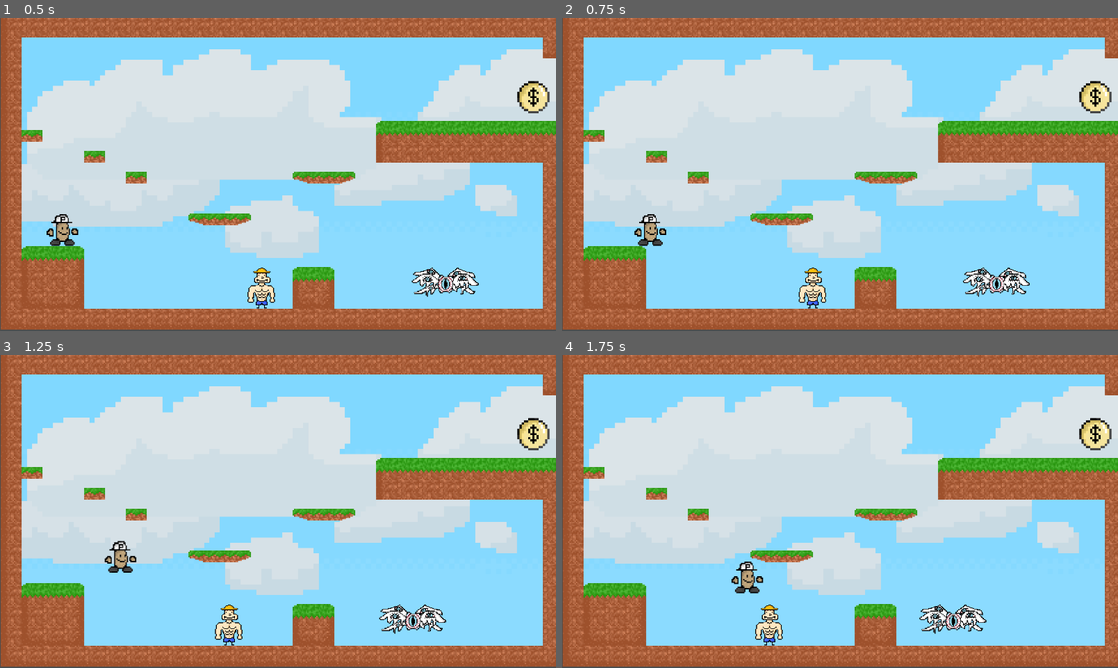
Above: before the commit, frames 1-4 (two rows, left to right).
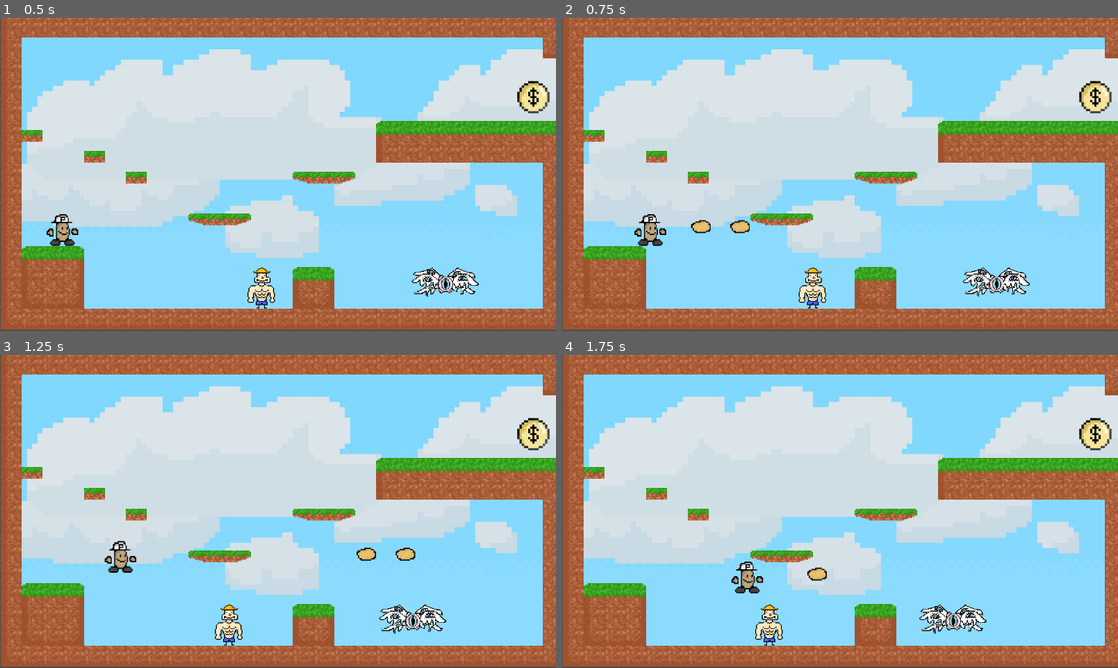
Above: after the commit, the same moments.

Repository: v2Zel/GodotGame
Game: Godot game, scene res://scenes/main.tscn
The game is run twice, just before and just after one commit, with the same random seed, the same clock (stepped at 60 frames per second) and the same inputs. The engine's default icon, where the game draws it, is replaced by a stand-in: a white triangle on a blue panel in a dark square.
Inputs:
- Up to frame 1 (0.5 s): no input
- Up to frame 2 (0.75 s): tap Enter (ui_accept) at 0.5, 0.6 s; hold D (right) from 0.53 s (still down)
- Up to frame 3 (1.25 s): keep holding D (right); tap Up (jump) at 0.77, 0.8, 1.07 s
- Up to frame 4 (1.75 s): keep holding D (right); tap Up (jump) at 1.35, 1.52 s; tap Enter (ui_accept) at 1.55 s

Frame 1 is identical in both runs. In frame 2, 0.3% of the frame differs, in the area x 23-34%, y 64-69%; in frame 3, 0.2%; in frame 4, 0.1%.

Commit message:
Projectile
Added projectiles the player can shoot

Diff:
--- a/project.godot
+++ b/project.godot
@@ -16,7 +16,7 @@
 
 config/name="practice"
 run/main_scene="uid://bpgal1ns6dilk"
-config/features=PackedStringArray("4.5", "GL Compatibility")
+config/features=PackedStringArray("4.7", "GL Compatibility")
 config/icon="res://icon.svg"
 
 [display]
--- a/scenes/levels/level_root.tscn
+++ b/scenes/levels/level_root.tscn
@@ -195,10 +195,10 @@
 sources/1 = SubResource("TileSetAtlasSource_4po5r")
 sources/0 = SubResource("TileSetAtlasSource_ypoqj")
 
-[node name="LevelRoot" type="Node2D"]
+[node name="LevelRoot" type="Node2D" unique_id=1489701807]
 scale = Vector2(3, 3)
 
-[node name="TextureRect" type="TextureRect" parent="."]
+[node name="TextureRect" type="TextureRect" parent="." unique_id=1291915908]
 texture_filter = 1
 offset_right = 428.33334
 offset_bottom = 226.66667
@@ -206,12 +206,12 @@
 expand_mode = 1
 stretch_mode = 1
 
-[node name="TileMapLayer" type="TileMapLayer" parent="."]
+[node name="TileMapLayer" type="TileMapLayer" parent="." unique_id=1820577738]
 texture_filter = 1
 position = Vector2(0, -1)
 tile_map_data = PackedByteArray("AAAAAA4AAQAAAAIAAAABAA4AAQABAAIAAAACAA4AAQABAAIAAAADAA4AAQABAAIAAAAEAA4AAQABAAIAAAAFAA …(1760 unchanged characters)…
 tile_set = SubResource("TileSet_w3gk0")
 
-[node name="player" parent="." instance=ExtResource("2_rrv0w")]
+[node name="player" parent="." unique_id=1952630705 instance=ExtResource("2_rrv0w")]
 position = Vector2(46, 152.66667)
 scale = Vector2(1, 1)
--- a/scenes/main.tscn
+++ b/scenes/main.tscn
@@ -10,35 +10,35 @@
 [sub_resource type="RectangleShape2D" id="RectangleShape2D_sugp2"]
 size = Vector2(127, 126)
 
-[node name="Main" type="Node2D"]
+[node name="Main" type="Node2D" unique_id=983055638]
 position = Vector2(2, 0)
 script = ExtResource("1_jyhfs")
 
-[node name="LevelRoot" parent="." instance=ExtResource("2_sugp2")]
+[node name="LevelRoot" parent="." unique_id=1853849353 instance=ExtResource("2_sugp2")]
 
-[node name="Coin" type="Sprite2D" parent="LevelRoot"]
+[node name="Coin" type="Sprite2D" parent="LevelRoot" unique_id=817531172]
 texture_filter = 1
 position = Vector2(408.6667, 60.666656)
 scale = Vector2(1.623, 1.623)
 texture = ExtResource("6_tefeu")
 
-[node name="StaticBody2D" type="StaticBody2D" parent="LevelRoot"]
+[node name="StaticBody2D" type="StaticBody2D" parent="LevelRoot" unique_id=2114009680]
 position = Vector2(102, 319.33334)
 scale = Vector2(0.33333334, 0.33333334)
 metadata/_edit_group_ = true
 
-[node name="Sprite2D" type="Sprite2D" parent="LevelRoot/StaticBody2D"]
+[node name="Sprite2D" type="Sprite2D" parent="LevelRoot/StaticBody2D" unique_id=1992282365]
 texture = ExtResource("2_0wfyh")
 
-[node name="CollisionShape2D" type="CollisionShape2D" parent="LevelRoot/StaticBody2D"]
+[node name="CollisionShape2D" type="CollisionShape2D" parent="LevelRoot/StaticBody2D" unique_id=869485979]
 position = Vector2(1.5, 0)
 shape = SubResource("RectangleShape2D_sugp2")
 
-[node name="Enemies" type="Node2D" parent="LevelRoot"]
+[node name="Enemies" type="Node2D" parent="LevelRoot" unique_id=1938495788]
 position = Vector2(357, 204.33334)
 scale = Vector2(0.33333334, 0.33333334)
 
-[node name="Timmy" parent="LevelRoot/Enemies" instance=ExtResource("3_sugp2")]
+[node name="Timmy" parent="LevelRoot/Enemies" unique_id=108081822 instance=ExtResource("3_sugp2")]
 position = Vector2(-426, -2)
 
-[node name="Angel" parent="LevelRoot/Enemies" instance=ExtResource("5_tbgi4")]
+[node name="Angel" parent="LevelRoot/Enemies" unique_id=1176053781 instance=ExtResource("5_tbgi4")]
--- /dev/null
+++ b/scenes/projectile.gd
@@ -0,0 +1,8 @@
+extends Area2D
+
+var speed = 300
+var direction = 1
+
+# Called every frame. 'delta' is the elapsed time since the previous frame.
+func _process(delta: float) -> void:
+	position.x += speed * direction*delta
--- /dev/null
+++ b/scenes/projectile.tscn
@@ -0,0 +1,19 @@
+[gd_scene format=3 uid="uid://bqm1lxxirsjua"]
+
+[ext_resource type="Texture2D" uid="uid://cvo5gtnwt25le" path="res://assets/images/Sprites/Potato Projectile.png" id="1_c8fcr"]
+[ext_resource type="Script" uid="uid://x7durp8matib" path="res://scenes/projectile.gd" id="1_q3m7n"]
+
+[sub_resource type="CapsuleShape2D" id="CapsuleShape2D_qxc0m"]
+radius = 0.16875608
+height = 1.602564
+
+[node name="Projectile" type="Area2D" unique_id=1805782928]
+script = ExtResource("1_q3m7n")
+
+[node name="CollisionShape2D" type="CollisionShape2D" parent="." unique_id=1088336672]
+scale = Vector2(42.286266, 5.8309393)
+shape = SubResource("CapsuleShape2D_qxc0m")
+
+[node name="PotatoProjectile" type="Sprite2D" parent="." unique_id=770582390]
+texture_filter = 1
+texture = ExtResource("1_c8fcr")
--- a/scripts/character_body_2d.gd
+++ b/scripts/character_body_2d.gd
@@ -1,16 +1,26 @@
 extends CharacterBody2D
+
 @onready var animated_sprite_2d: AnimatedSprite2D = $AnimatedSprite2D
 @onready var jump_sound: AudioStreamPlayer2D = $JumpSound
-
+@onready var bullet = preload("res://scenes/projectile.tscn")
+@onready var sprite: Sprite2D = $PotatoMan
 
 const SPEED = 300.0
 const JUMP_VELOCITY = -850
+
 var alive = true
+
 
 func _physics_process(delta: float) -> void:
 
 	if !alive:
 		return
+
+	# Shoot bullet
+	if Input.is_action_just_pressed("ui_accept"):
+		var bullet_temp = bullet.instantiate()
+		bullet_temp.direction = 1
+		add_child(bullet_temp)
 
 	# Add animation
 	if velocity.x > 1 or velocity.x < -1:
@@ -18,19 +28,19 @@
 	else:
 		animated_sprite_2d.animation = "Idle"
 
-	# Add the gravity.
+	# Add the gravity
 	if not is_on_floor():
 		velocity += get_gravity() * delta
 		animated_sprite_2d.animation = "jumping"
 
-	# Handle jump.
+	# Handle jump
 	if Input.is_action_just_pressed("jump") and is_on_floor():
 		velocity.y = JUMP_VELOCITY
 		jump_sound.play()
 
-	# Get the input direction and handle the movement/deceleration.
-	# As good practice, you should replace UI actions with custom gameplay actions.
+	# Get the input direction
 	var direction := Input.get_axis("left", "right")
+
 	if direction:
 		velocity.x = direction * SPEED
 	else:
@@ -38,15 +48,14 @@
 
 	move_and_slide()
 
+	# Flip sprite depending on direction
 	if direction == 1.0:
 		animated_sprite_2d.flip_h = false
 	elif direction == -1.0:
 		animated_sprite_2d.flip_h = true
 
-@onready var sprite: Sprite2D = $PotatoMan
 
 func die() -> void:
-	#animated_sprite_2d.animation = "dying"
 	sprite.texture = preload("res://assets/images/Sprites/rock.png")
 	print("dies")
 	alive = false
Not shown: 1 places in scenes/angel.tscn that only renumber resources
Not shown: 1 places in scenes/levels/level_root.tscn that only renumber resources
Not shown: 1 places in scenes/main.tscn that only renumber resources
Not shown, added: scenes/projectile.gd.uid
